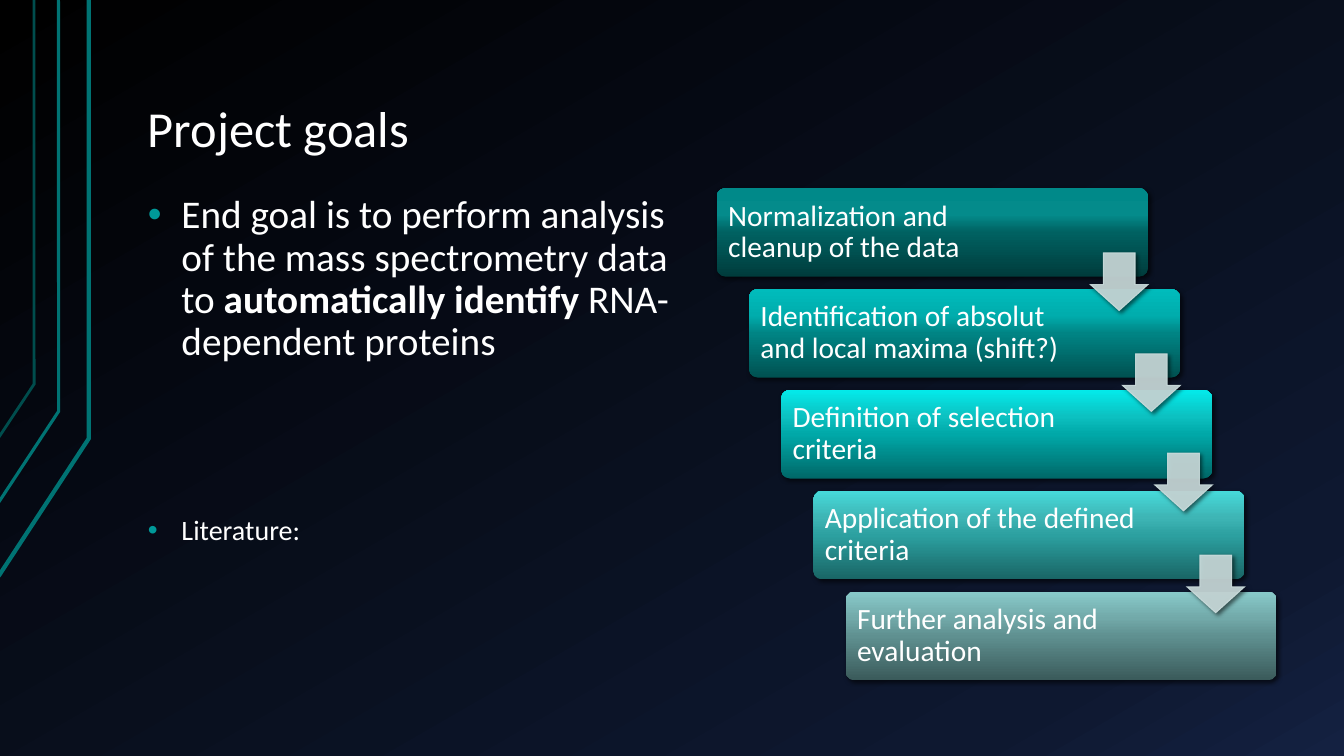
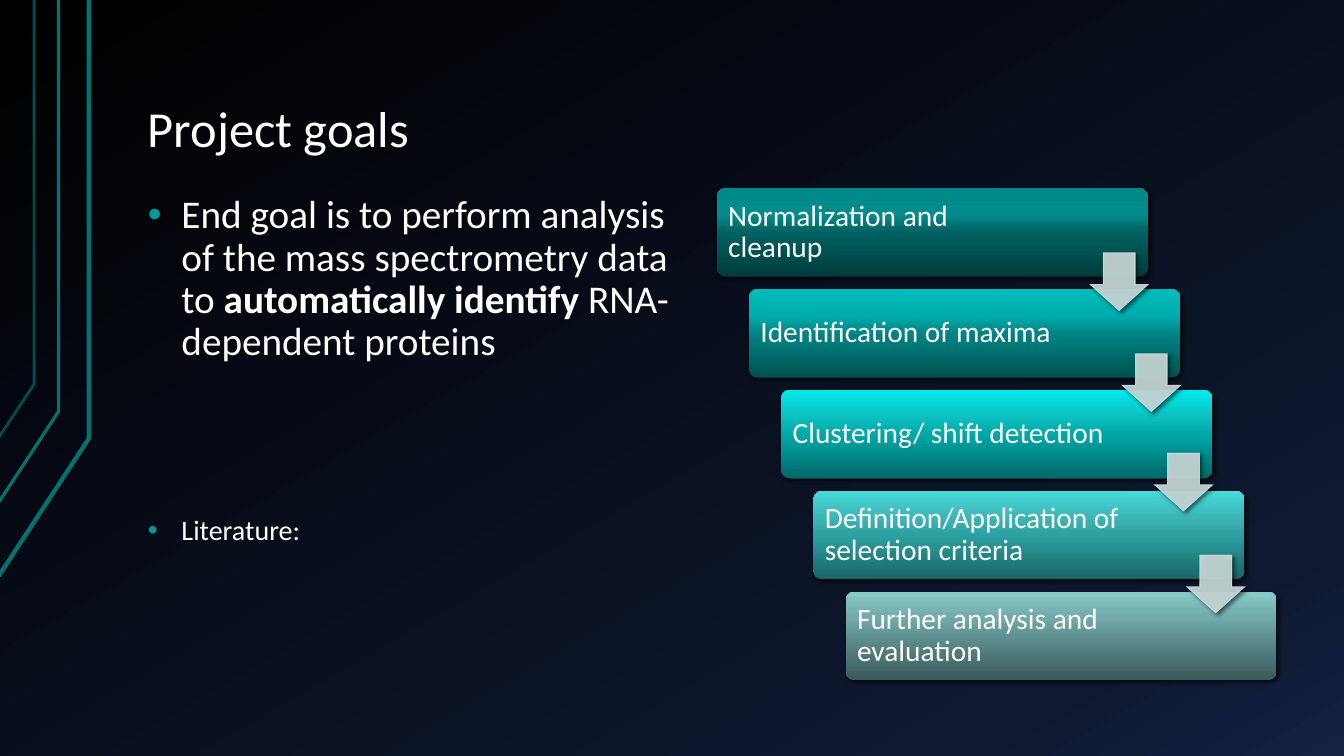
Before and after one commit to AlexandraKummer/2021-topic-03-team-04, a slide deck: slide 3 of Project proposal.pptx (slide 2 before the commit). Drawn at 1344x756 pixels with LibreOffice and Linux fonts; fonts in the diff are those of the drawing. Boxes give left, top, right and bottom in pixels: in the first picture for what was removed or moved away, otherwise in the second. Text is boxed around its words. In the diff, an @@ line names an element or a change of style, - is before the commit and + after.

```diff
--- a/Project proposal.pptx
+++ b/Project proposal.pptx
@@ text at [728, 205, 948, 262]: text changed @@
-Normalization and cleanup of the data
+Normalization and cleanup
@@ text at [760, 321, 1050, 343]: text changed @@
-Identification of absolut and local maxima (shift?)
+Identification of maxima
@@ text added at [793, 422, 1103, 448], 21 pt, text #FFFFFF @@
+Clustering/ shift detection
@@ text at [825, 507, 1118, 560]: text changed @@
-Definition of selection criteria
+Definition/Application of selection criteria
@@ text removed at [825, 507, 1135, 560] @@
-Application of the defined criteria
```
Also in this commit, not shown: 3 other slides changed, 7 slides added, 6 slides removed.
